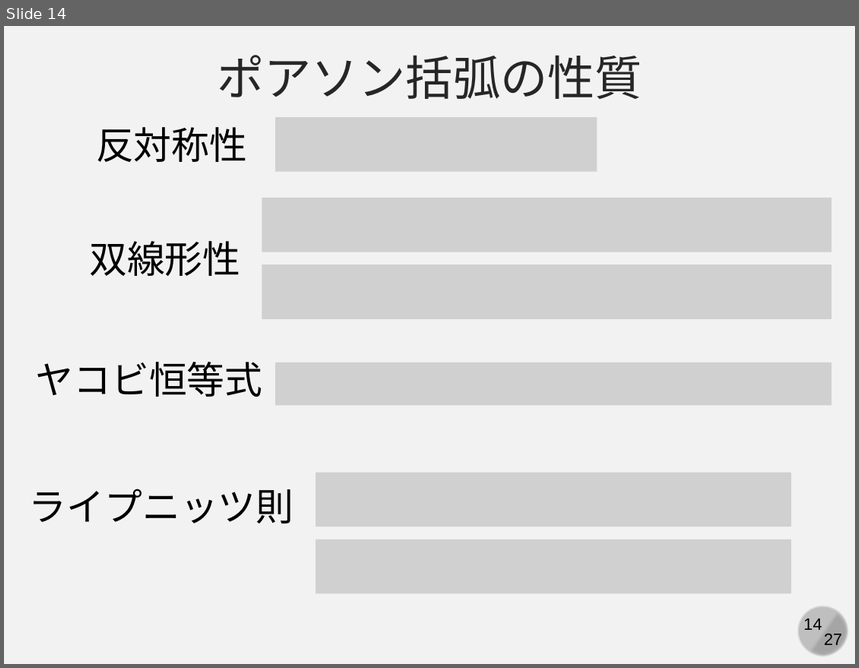
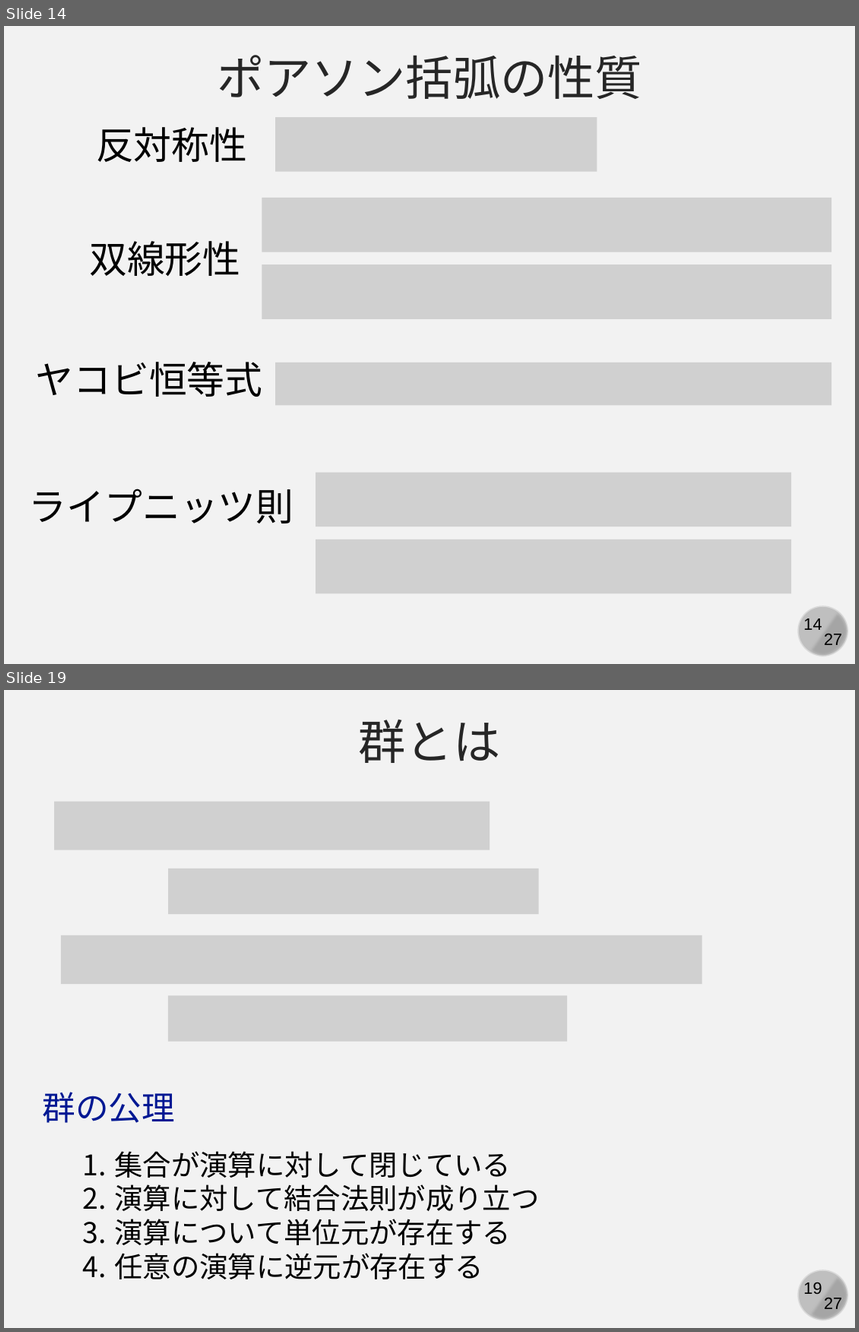
Before and after one commit to kaityo256/classical_mechanics, a slide deck: poisson/fig/slide.pptx. Shown one above the other, each under a label of ours: slide 14 before the commit, slides 14 and 19 after it; the slides between them are not shown. The pictures are 859x668 and 859x1332 pixels, drawn with LibreOffice and Linux fonts; fonts in the diff are those of the drawing; grey boxes stand for pictures. Boxes give left, top, right and bottom in pixels: in the first picture for what was removed or moved away, otherwise in the second. Text is boxed around its words. In the diff, an @@ line names an element or a change of style, - is before the commit and + after.

```diff
--- a/poisson/fig/slide.pptx
+++ b/poisson/fig/slide.pptx
@@ slide 19 added at box(4, 690, 855, 1328), background #F2F2F2; not listed: 4 template elements that a slide beside it also shows @@
@@ text added at box(359, 720, 501, 763), 40 pt, text #262626 @@
+群とは
@@ picture added at box(54, 802, 490, 850) @@
@@ picture added at box(168, 869, 538, 915) @@
@@ picture added at box(61, 935, 702, 983) @@
@@ picture added at box(168, 996, 567, 1042) @@
@@ text added at box(43, 1092, 175, 1123), 28 pt, text #011893 @@
+群の公理
@@ text added at box(115, 1151, 540, 1280), 24 pt, text #000000 @@
+1. 集合が演算に対して閉じている
+2. 演算に対して結合法則が成り立つ
+3. 演算について単位元が存在する
+4. 任意の演算に逆元が存在する
```
Also in this commit, not shown: 2 slides changed, 4 other slides added.
